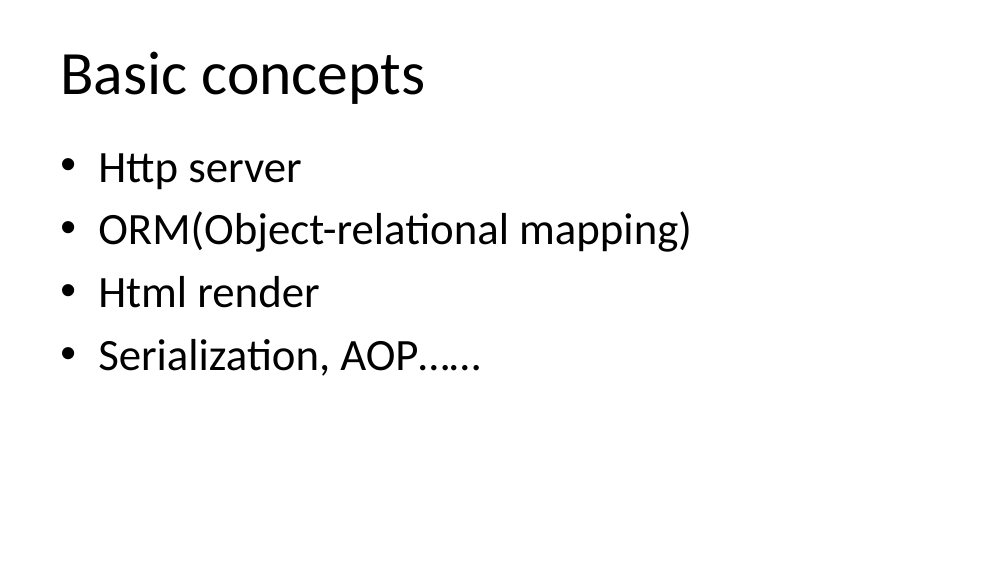
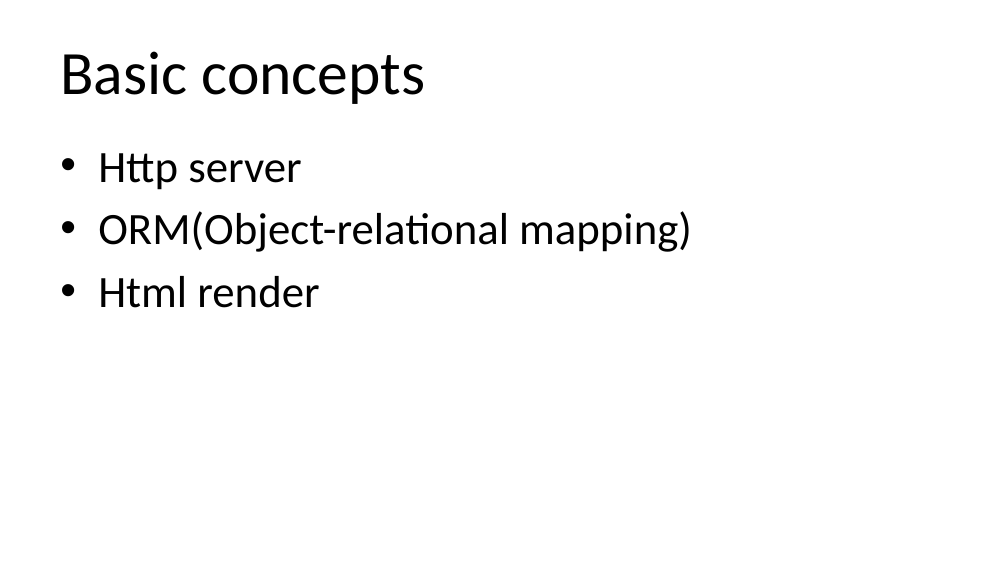
Before and after one commit to qicosmos/cppcon2018, a slide deck: slide 4 of cppcon2018.pptx. Drawn at 1008x567 pixels with LibreOffice and Linux fonts; fonts in the diff are those of the drawing. Boxes give left, top, right and bottom in pixels: in the first picture for what was removed or moved away, otherwise in the second. Text is boxed around its words. In the diff, an @@ line names an element or a change of style, - is before the commit and + after.

```diff
--- a/cppcon2018.pptx
+++ b/cppcon2018.pptx
@@ text at [98, 339, 480, 376]: paragraph removed @@
-• Serialization, AOP……
```
Also in this commit, not shown: 6 other slides changed, 2 slides removed.
